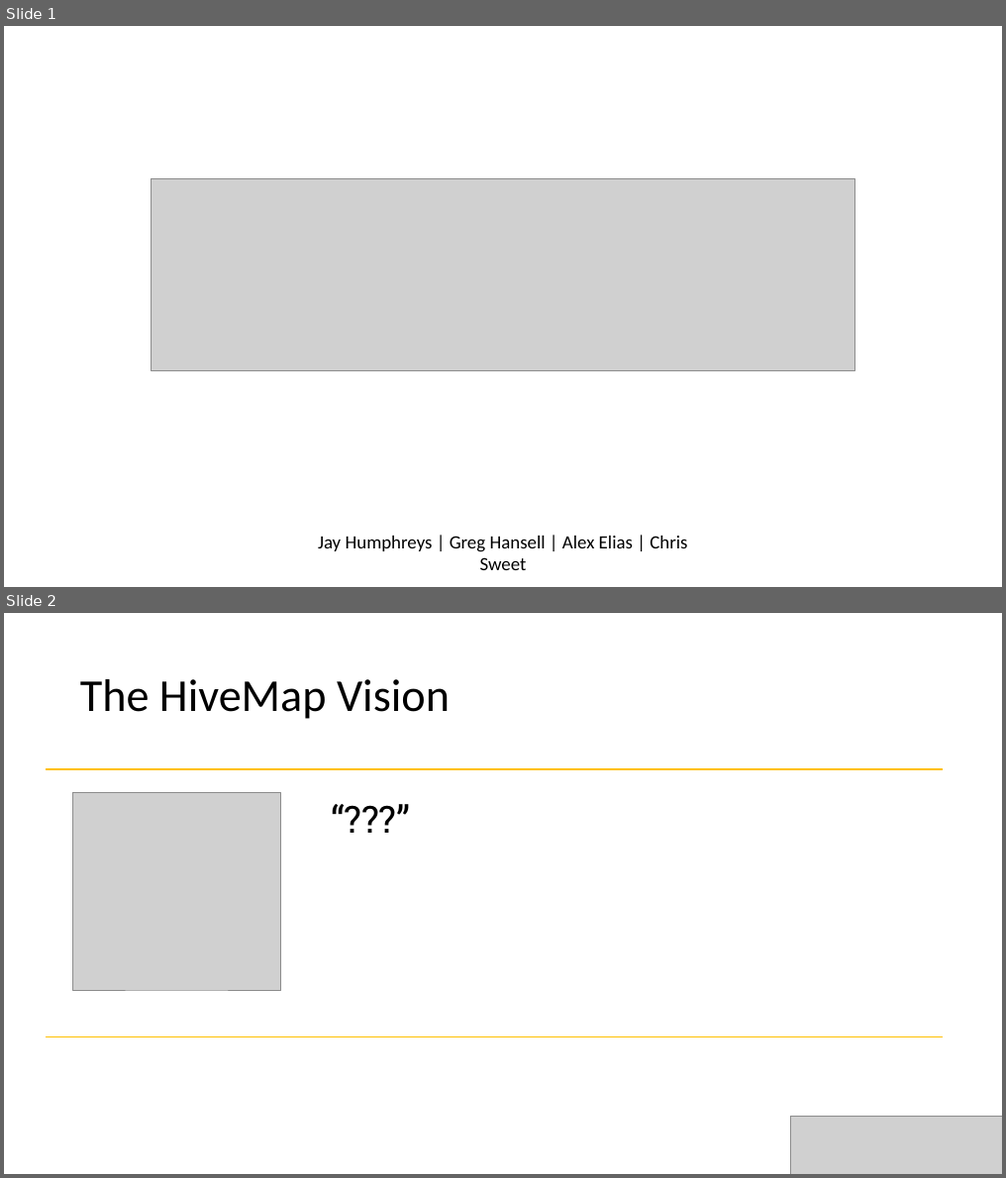
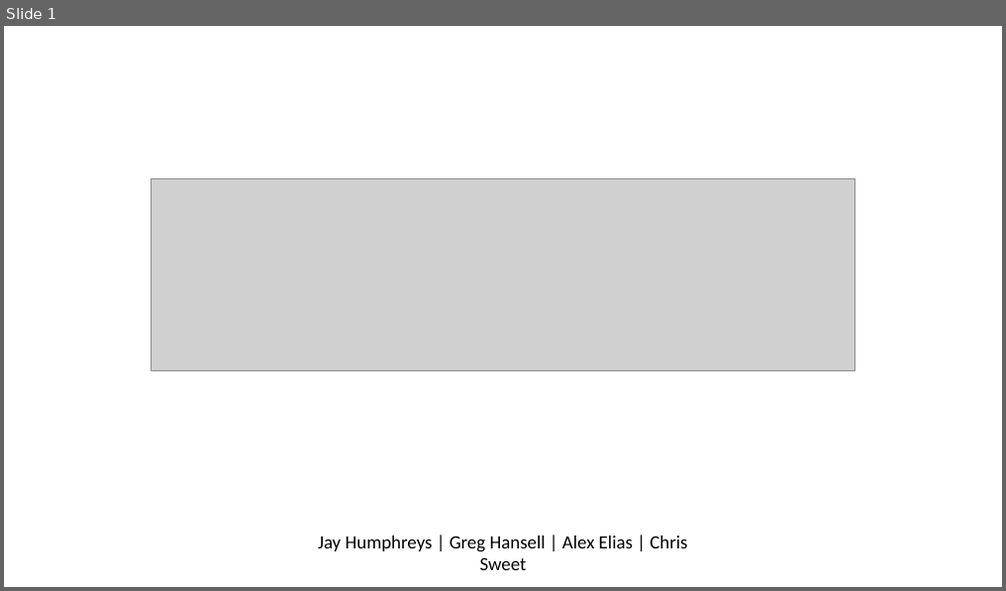
Before and after one commit to gregjhansell97/hive-map, a slide deck: presentation.pptx. Shown one above the other, each under a label of ours: slides 1 and 2 before the commit, slide 1 after it. The pictures are 1006x1178 and 1006x591 pixels, drawn with LibreOffice and Linux fonts; fonts in the diff are those of the drawing; grey boxes stand for pictures. Boxes give left, top, right and bottom in pixels: in the first picture for what was removed or moved away, otherwise in the second. Text is boxed around its words. In the diff, an @@ line names an element or a change of style, - is before the commit and + after.

```diff
--- a/presentation.pptx
+++ b/presentation.pptx
@@ slide 2 removed at bbox=[4, 613, 1002, 1174], background #FFFFFF @@
@@ title removed at bbox=[80, 679, 450, 719] @@
-The HiveMap Vision
@@ line removed from (46, 769) to (943, 769) @@
@@ picture removed at bbox=[73, 792, 280, 990] @@
@@ text removed at bbox=[324, 792, 943, 846] @@
-“???”
@@ line removed from (46, 1038) to (943, 1038) @@
@@ picture removed at bbox=[791, 1117, 1002, 1174] @@
```
Also in this commit, not shown: 2 slides changed, 4 slides added, 1 other slide removed, 1 other file.
